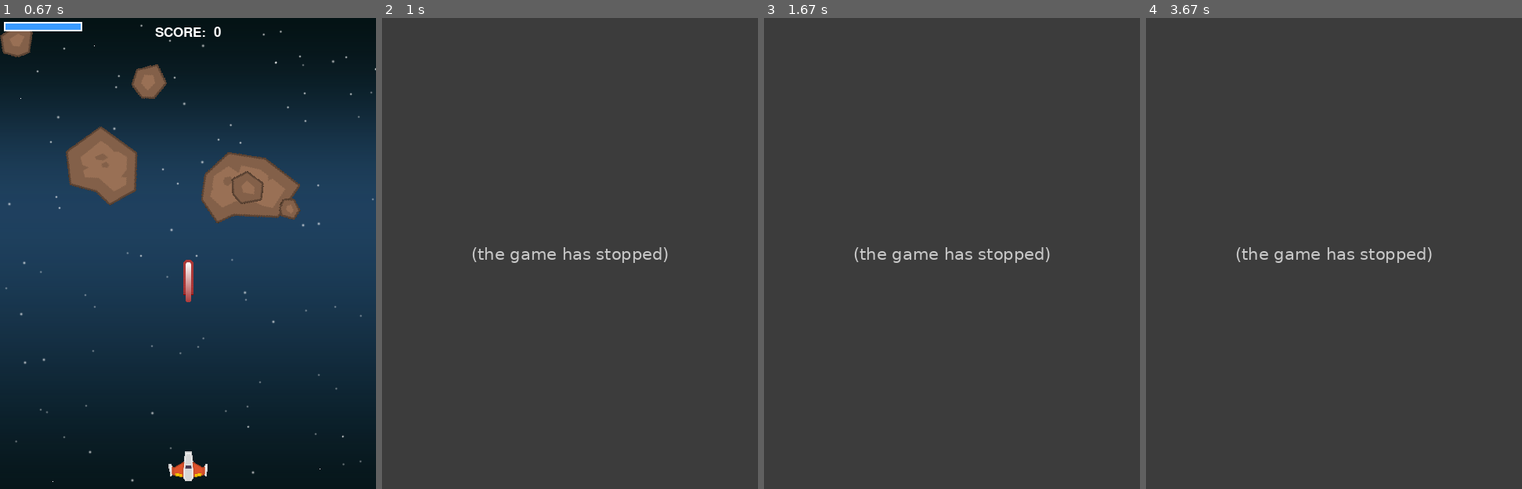
Above: before the commit, frames 1-4 (left to right).
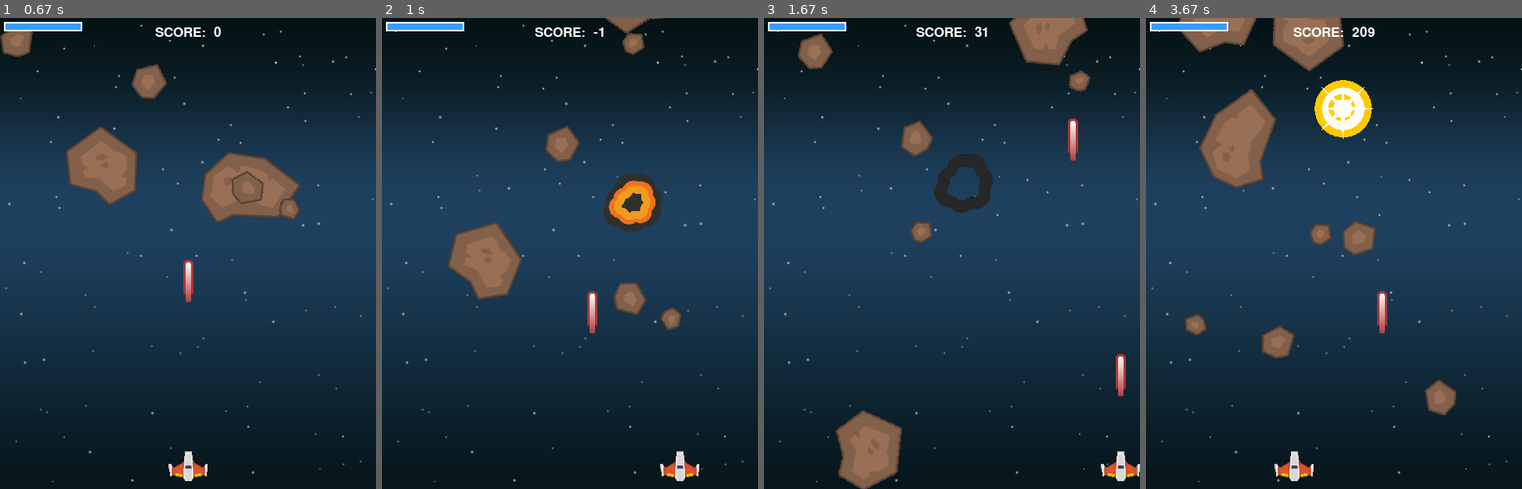
Above: after the commit, the same moments.

Repository: JamesRobionyRogers/Shmup-Pygame
Game: pygame game, started from shmup_v10.py
Same seed, same stepped clock (60 frames per second), same inputs: the game is played once before the commit and once after it.
Inputs:
- Up to frame 1 (0.67 s): tap Space at 0.33 s
- Up to frame 2 (1 s): hold Right from 0.67 s (still down); tap Space at 0.73 s
- Up to frame 3 (1.67 s): tap Space at 1.03, 1.23, 1.53 s; release Right at 1.13 s; hold Right 1.17-1.63 s
- Up to frame 4 (3.67 s): hold Left 1.67-2.2 s; tap Space at 1.73, 2.03, 2.3, 2.6, 2.73, 3.03, 3.4 s; hold Left 2.23-2.63 s; hold Right 2.67-3.3 s; hold Left from 3.33 s (still down)

Frame 1 is identical in both runs. In frame 2, 99% of the frame differs, in the area x 0-100%, y 0-100%; in frame 3, 99%; in frame 4, 100%.
Error before the commit: TypeError: 'NoneType' object is not subscriptable (shmup_v10.py line 170); the game stopped at 0.68 s (later frames are placeholders)

Commit message:
Folder Restructure
"TypeError: 'NoneType' object is not subscriptable" Error has also been fixed

Diff:
--- a/shmup/shmup_v10.py
+++ b/shmup_v10.py
@@ -208,9 +208,9 @@
     img = pygame.image.load(path.join(img_dir, filename)).convert()
     img.set_colorkey(BLACK)
     img_lg = pygame.transform.scale(img, (75, 75))
-    explosion_anim['lg'] = [].append(img_lg)
+    explosion_anim['lg'].append(img_lg)
     img_sm = pygame.transform.scale(img, (32, 32))
-    explosion_anim['sm'] = [].append(img_sm)
+    explosion_anim['sm'].append(img_sm)
 
 # Load all game sounds
 shoot_sound = pygame.mixer.Sound(path.join(snd_dir, 'laser_2.wav'))
Renamed: shmup/imgs/laserRed16.png -> imgs/laserRed16.png
Renamed: shmup/imgs/meteorBrown_big1.png -> imgs/meteorBrown_big1.png
Renamed: shmup/imgs/meteorBrown_big2.png -> imgs/meteorBrown_big2.png
Renamed: shmup/imgs/meteorBrown_med1.png -> imgs/meteorBrown_med1.png
Renamed: shmup/imgs/meteorBrown_med3.png -> imgs/meteorBrown_med3.png
Renamed: shmup/imgs/meteorBrown_small1.png -> imgs/meteorBrown_small1.png
Renamed: shmup/imgs/meteorBrown_small2.png -> imgs/meteorBrown_small2.png
Renamed: shmup/imgs/meteorBrown_tiny1.png -> imgs/meteorBrown_tiny1.png
Renamed: shmup/imgs/p1_jump.png -> imgs/p1_jump.png
Renamed: shmup/imgs/playerShip1_orange.png -> imgs/playerShip1_orange.png
Renamed: shmup/imgs/regularExplosion00.png -> imgs/regularExplosion00.png
Renamed: shmup/imgs/regularExplosion01.png -> imgs/regularExplosion01.png
(and 13 more such lines)
